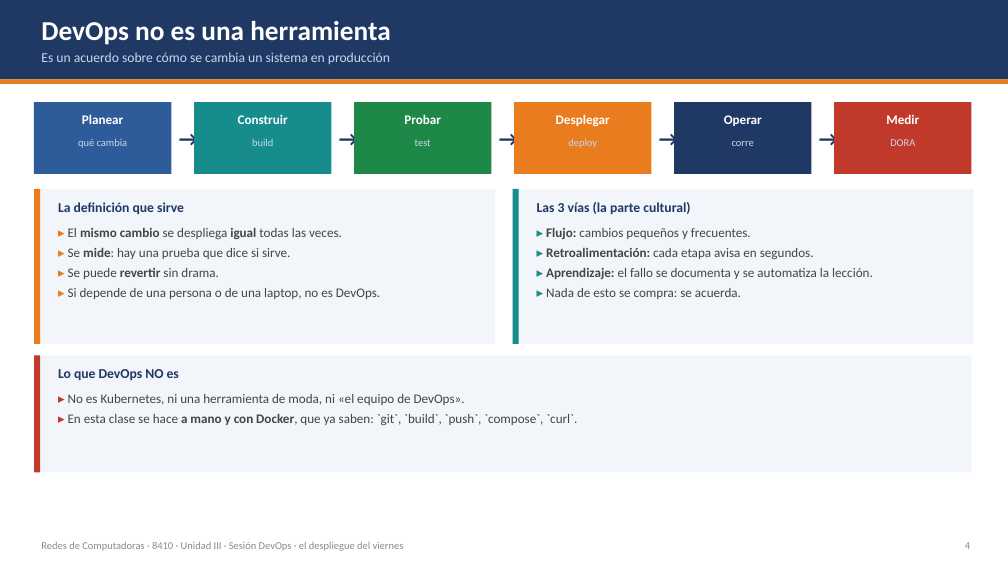
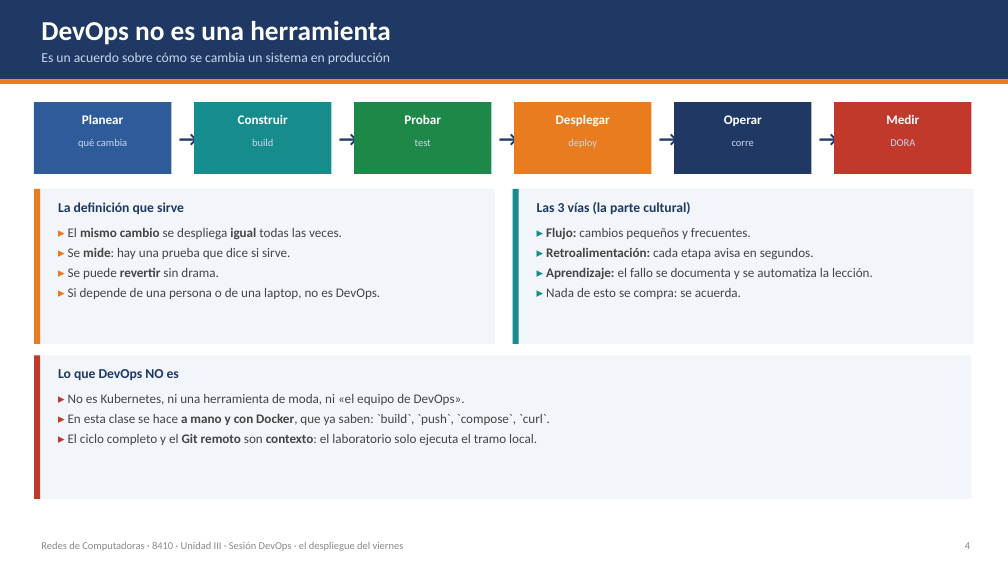
Before and after one commit to isacioutp/redes-de-computadoras-utp, a slide deck: slide 4 of Teoria-DevOps-Despliegue.pptx. Drawn at 1008x567 pixels with LibreOffice and Linux fonts; fonts in the diff are those of the drawing. Boxes give left, top, right and bottom in pixels: in the first picture for what was removed or moved away, otherwise in the second. Text is boxed around its words. In the diff, an @@ line names an element or a change of style, - is before the commit and + after.

Commit message:
Alinear la presentación con el Laboratorio 15 y hacerlo Docker-only
- Nueva diapositiva «El laboratorio, en tu máquina»: qué se ejecuta
  (Docker, registry, smoke, rollback) y qué es contexto (Git remoto,
  CI/CD, ciclo DevOps, DORA)
- El tag del laboratorio es v1/v2: no requiere Git ni internet
- Las 7 etapas y el mapa de flujos marcan Git remoto como contexto
- Rollback documentado con init:true (<1 s); DORA aclara que solo se
  cronometra el MTTR
- README del laboratorio: sección local vs. contexto y práctica sin Git
- CLASE-DEVOPS.md explica la variante Docker-only

```diff
--- a/Teoria-DevOps-Despliegue.pptx
+++ b/Teoria-DevOps-Despliegue.pptx
@@ rectangle: place and size @@
-rectangle at (34,355,972,473)
+rectangle at (34,355,972,499)
@@ rectangle: place and size @@
-rectangle at (34,355,40,473)
+rectangle at (34,355,40,499)
@@ text at (68,414,550,445): text changed @@
-▸ En esta clase se hace a mano y con Docker, que ya saben: `git`, `build`, `push`, `compose`, `curl`.
+▸ En esta clase se hace a mano y con Docker, que ya saben: `build`, `push`, `compose`, `curl`.
+▸ El ciclo completo y el Git remoto son contexto: el laboratorio solo ejecuta el tramo local.
```
Also in this commit, not shown: 8 other slides changed, 1 slide added, 6 other files.
